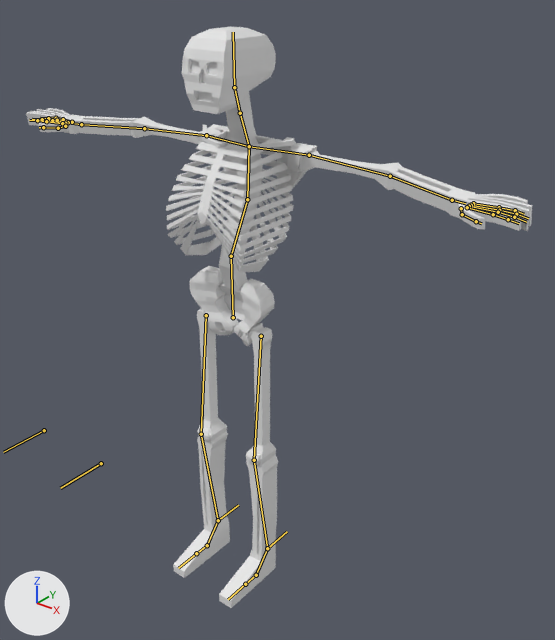
What one commit did to the Blender file Project 2/Assets/Models/skeleton2.blend.
Rendered twice from a 50 mm camera at (1.59, -1.72, 2.19) aimed at (0.11, 0.13, 1.04). The lights are fixed; the arrows at lower left show +X, +Y and +Z. The bones that bend it are drawn over the model as lines.
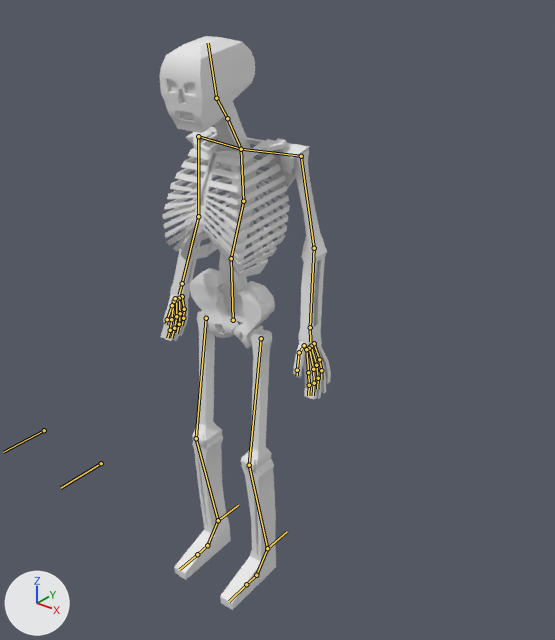
The newer file adds an action. The first version stands in its rest pose; the second is drawn at frame 1 of the action 'Attack'.

What differs and where, as boxes (x1, y1, x2, y2) in the pictures (555 x 640 px):
'Cube', posed (66% narrower): before (26, 27, 532, 608); after (160, 36, 331, 610)
bone 'Pelvis', root to tip: before (233, 317) to (231, 256); after (233, 320) to (231, 258)
bone 'Spine1', root to tip: before (231, 256) to (247, 199); after (231, 258) to (243, 201)
bone 'Neck1', root to tip: before (249, 146) to (240, 113); after (241, 149) to (227, 118)
bone 'Neck2', root to tip: before (240, 113) to (234, 87); after (227, 118) to (216, 98)
bone 'Head', root to tip: before (234, 87) to (233, 32); after (216, 98) to (208, 43)
bone 'Shoulder.L', root to tip: before (309, 155) to (390, 176); after (301, 156) to (314, 248)
bone 'Shoulder.R', root to tip: before (206, 135) to (144, 128); after (198, 136) to (198, 216)

The change, as a list of edits to the scene's bpy script:
```text
Change bone_pelvis:
    where bone_pelvis = bpy.data.objects['Armature'].pose.bones['Pelvis']
    bone_pelvis.location: (0.0, 0.0, 0.0) -> (0.0, -0.021, 0.0)
Change bone_spine1:
    where bone_spine1 = bpy.data.objects['Armature'].pose.bones['Spine1']  # child of 'Pelvis'
    bone_spine1.rotation_quaternion: (1.0, 0.0, 0.0, 0.0) -> (0.998, 0.056, 0.0, 0.0)  # degrees (0, 0, 0) -> degrees (6, 0, 0)
Change bone_neck1:
    where bone_neck1 = bpy.data.objects['Armature'].pose.bones['Neck1']  # child of 'Spine2'
    bone_neck1.rotation_quaternion: (1.0, 0.0, 0.0, 0.0) -> (1.0, 0.025, 0.0, 0.0)  # degrees (0, 0, 0) -> degrees (3, 0, 0)
Change bone_neck2:
    where bone_neck2 = bpy.data.objects['Armature'].pose.bones['Neck2']  # child of 'Neck1'
    bone_neck2.rotation_quaternion: (1.0, 0.0, 0.0, 0.0) -> (0.996, -0.086, 0.0, 0.0)  # degrees (0, 0, 0) -> degrees (-10, 0, 0)
Change bone_head:
    where bone_head = bpy.data.objects['Armature'].pose.bones['Head']  # child of 'Neck2'
    bone_head.rotation_quaternion: (1.0, 0.0, 0.0, 0.0) -> (0.997, -0.081, 0.0, 0.0)  # degrees (0, 0, 0) -> degrees (-9, 0, 0)
Change bone_shoulder_l:
    where bone_shoulder_l = bpy.data.objects['Armature'].pose.bones['Shoulder.L']  # child of 'RotatorCuff.L'
    bone_shoulder_l.rotation_quaternion: (1.0, 0.0, 0.0, 0.0) -> (0.766, -0.642, -0.02, -0.005)  # degrees (0, 0, 0) -> degrees (-80, -2, 1)
Change bone_shoulder_r:
    where bone_shoulder_r = bpy.data.objects['Armature'].pose.bones['Shoulder.R']  # child of 'RotatorCuff.R'
    bone_shoulder_r.rotation_quaternion: (1.0, 0.0, 0.0, 0.0) -> (0.766, -0.642, 0.02, 0.005)  # degrees (0, 0, 0) -> degrees (-80, 2, -1)
```
